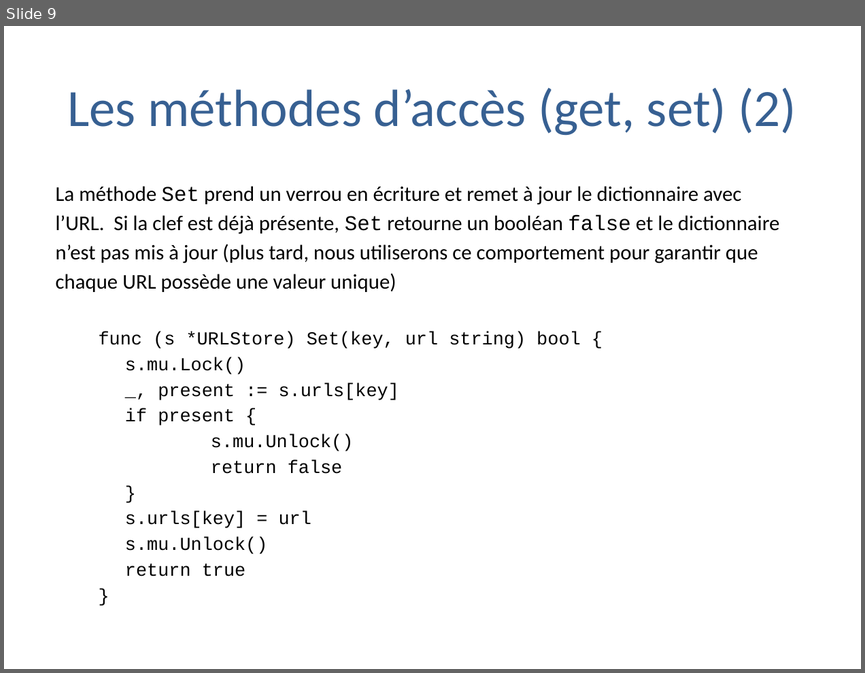
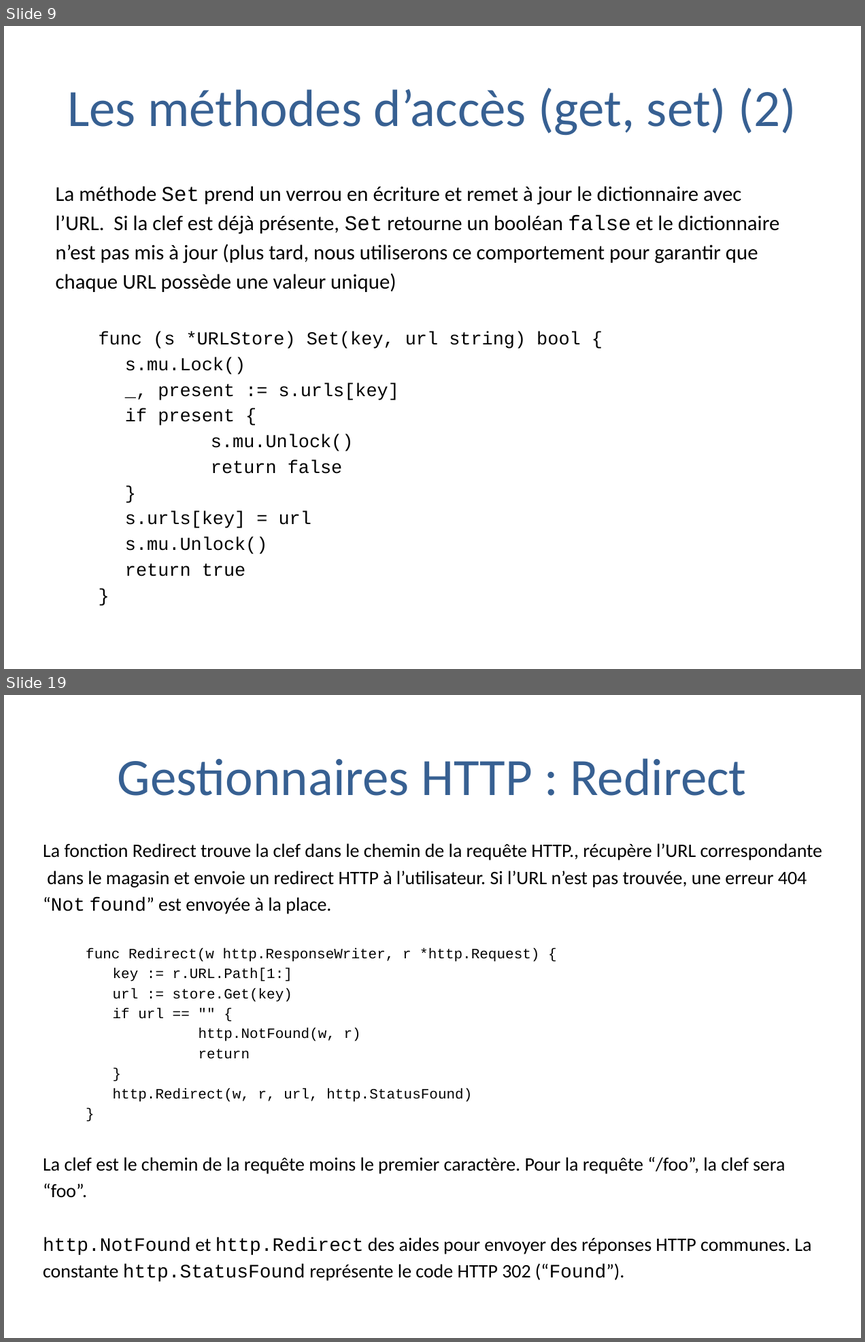
Before and after one commit to trash-anger/golang-france, a slide deck: Go-documentation/cours-general/Pratique de la programmation en go.pptx. Shown one above the other, each under a label of ours: slide 9 before the commit, slides 9 and 19 after it; the slides between them are not shown. The pictures are 865x673 and 865x1342 pixels, drawn with LibreOffice and Linux fonts; fonts in the diff are those of the drawing; background and template pictures are left out. Boxes give left, top, right and bottom in pixels: in the first picture for what was removed or moved away, otherwise in the second. Text is boxed around its words. In the diff, an @@ line names an element or a change of style, - is before the commit and + after.

```diff
--- a/Go-documentation/cours-general/Pratique de la programmation en go.pptx
+++ b/Go-documentation/cours-general/Pratique de la programmation en go.pptx
@@ slide 19 added at (4,695,861,1338), background #FFFFFF @@
@@ title added at (118,758,746,796), 44 pt, text #376092 @@
+Gestionnaires HTTP : Redirect
@@ text added at (43,843,823,1281), 16 pt, text #000000 @@
+La fonction Redirect trouve la clef dans le chemin de la requête HTTP., récupère l’URL correspondante
+dans le magasin et envoie un redirect HTTP à l’utilisateur. Si l’URL n’est pas trouvée, une erreur 404
+“Not found” est envoyée à la place.
+  func Redirect(w http.ResponseWriter, r *http.Request) {
+  key := r.URL.Path[1:]
+  url := store.Get(key)
+  if url == "" {
+  http.NotFound(w, r)
+  return
+  }
+  http.Redirect(w, r, url, http.StatusFound)
+  }
+La clef est le chemin de la requête moins le premier caractère. Pour la requête “/foo”, la clef sera
+“foo”.
+http.NotFound et http.Redirect des aides pour envoyer des réponses HTTP communes. La
+constante http.StatusFound représente le code HTTP 302 (“Found”).
```
Also in this commit, not shown: 15 other slides added.
